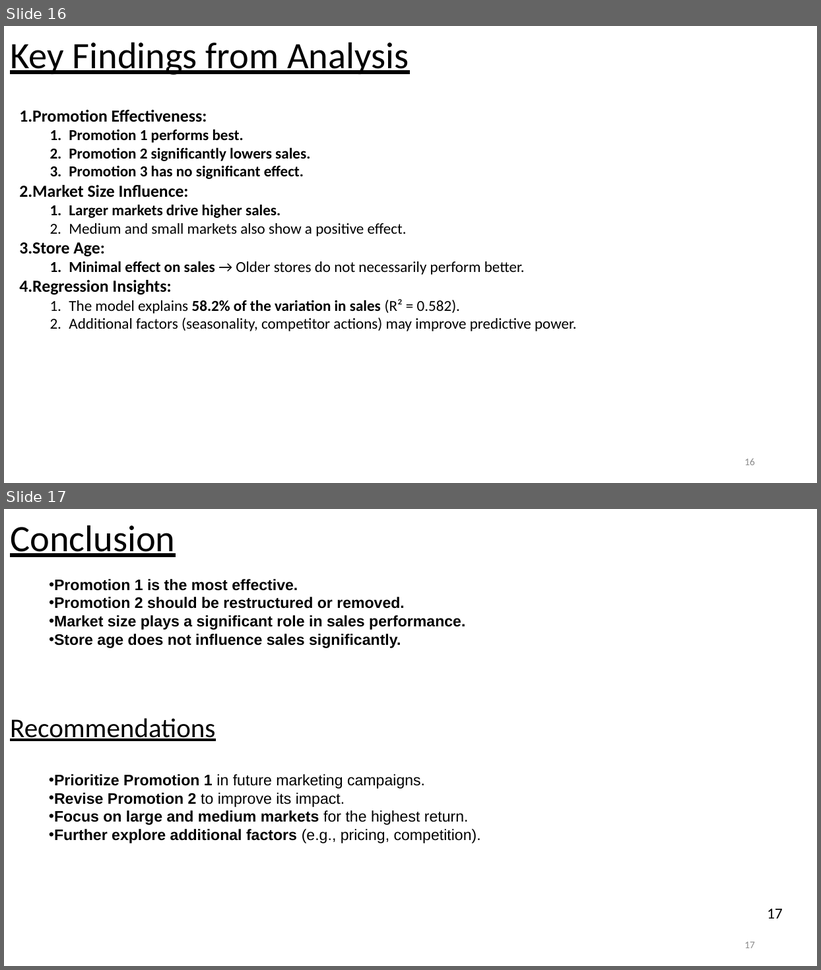
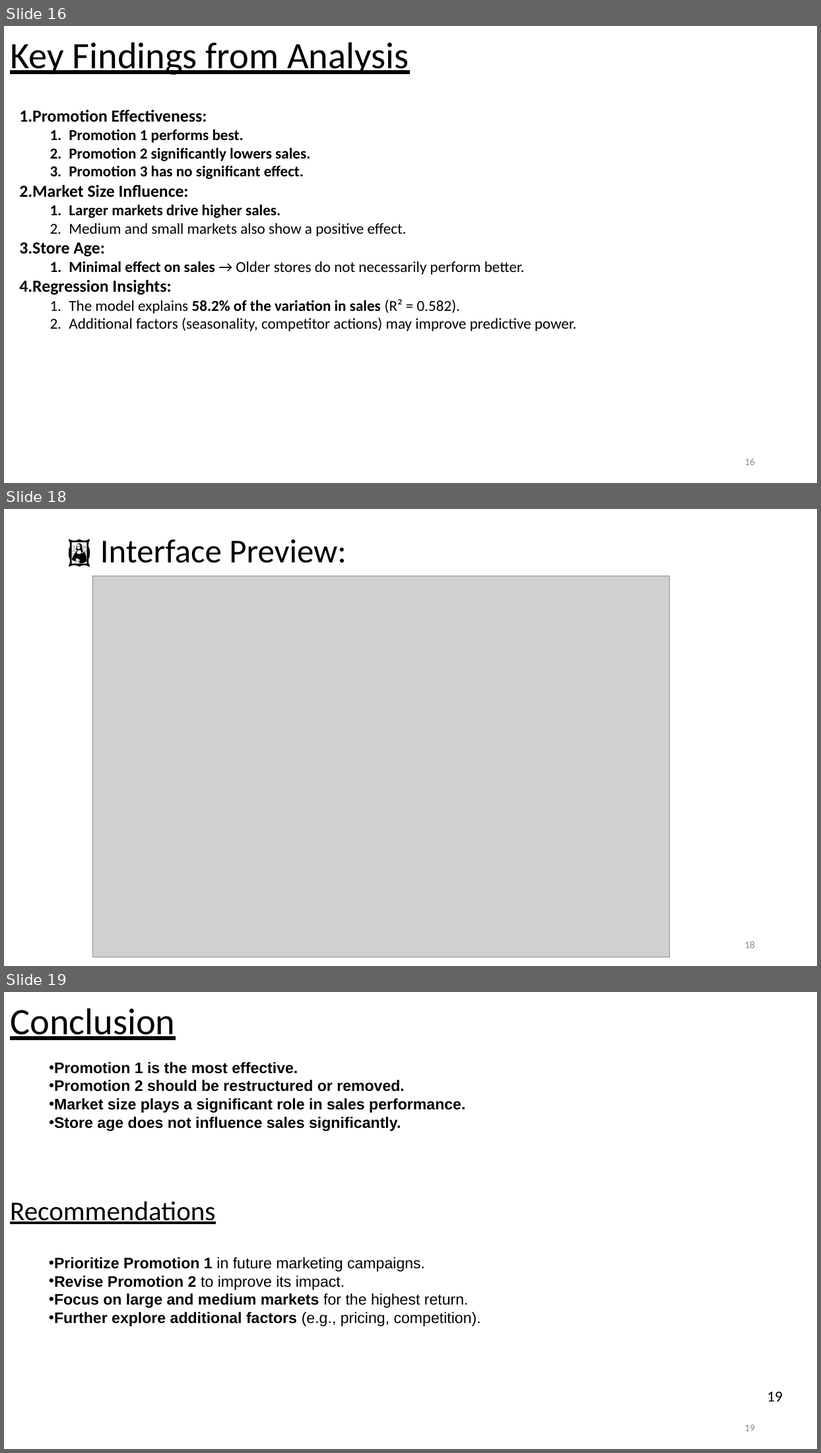
Before and after one commit to lopamudra01/sale, a slide deck: Marketing Experiment Analysis for a Fast-Food Chain ..pptx. Shown one above the other, each under a label of ours: slides 16 and 17 before the commit, slides 16, 18 and 19 after it; the slides between them are not shown. The pictures are 821x970 and 821x1453 pixels, drawn with LibreOffice and Linux fonts; fonts in the diff are those of the drawing; grey boxes stand for pictures. Boxes give left, top, right and bottom in pixels: in the first picture for what was removed or moved away, otherwise in the second. Text is boxed around its words. In the diff, an @@ line names an element or a change of style, - is before the commit and + after.

```diff
--- a/Marketing Experiment Analysis for a Fast-Food Chain ..pptx
+++ b/Marketing Experiment Analysis for a Fast-Food Chain ..pptx
@@ slide 18 added at (x1=4, y1=509, x2=817, y2=966), background #FFFFFF @@
@@ title added at (x1=100, y1=539, x2=347, y2=563), 39.6 pt, text #000000 @@
+🖼️ Interface Preview:
@@ picture added at (x1=93, y1=576, x2=670, y2=957) @@
@@ page number added at (x1=745, y1=941, x2=755, y2=949), 12 pt, text #8C8C8C @@
+18
@@ what was slide 17 is now slide 19 @@
@@ page number at (x1=767, y1=1392, x2=782, y2=1402): text changed @@
-17
+19
@@ page number at (x1=745, y1=1425, x2=755, y2=1432): text changed @@
-17
+19
```
Also in this commit, not shown: 2 slides changed, 1 other slide added, 1 other file.
